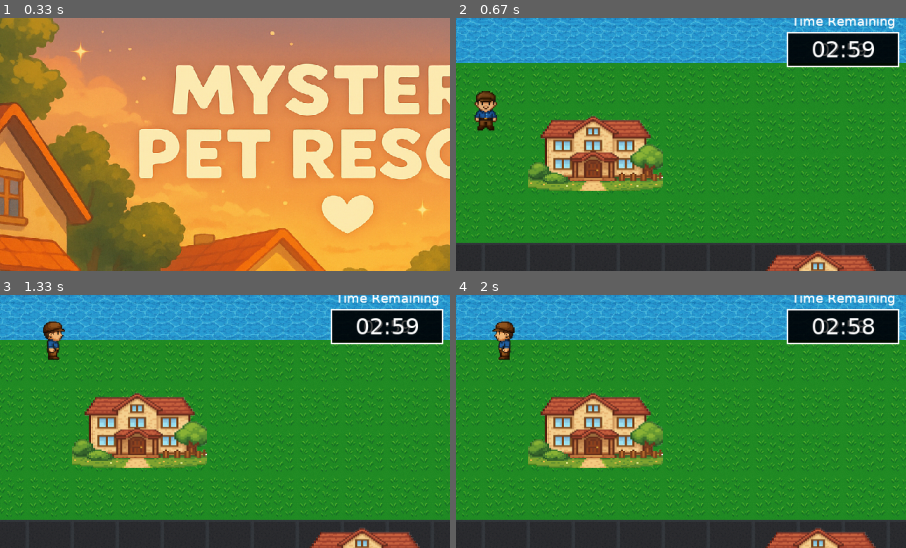
Above: before the commit, frames 1-4 (two rows, left to right).
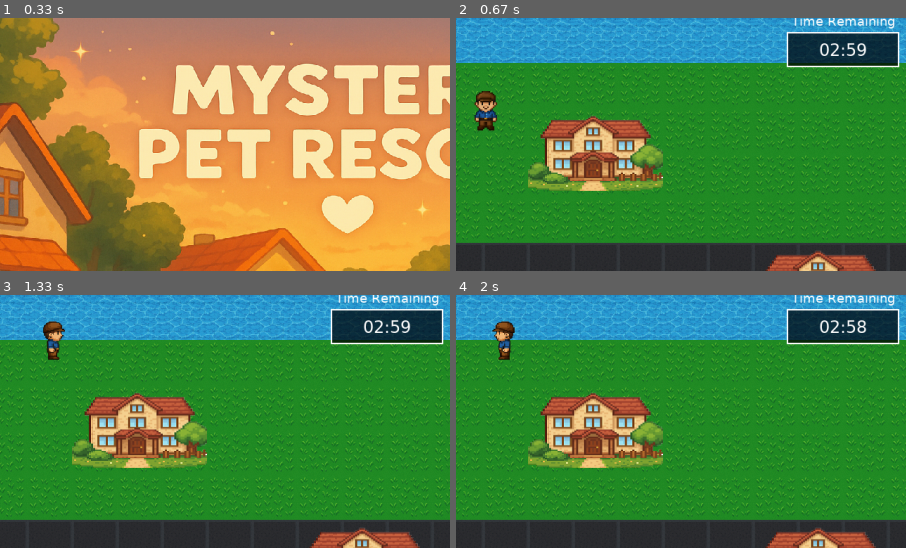
Above: after the commit, the same moments.

Repository: yuichi1000/mystery-pet-rescue
Game: pygame game, started from main.py
The game is run twice, just before and just after one commit, with the same random seed, the same clock (stepped at 60 frames per second) and the same inputs.
Inputs (mouse positions are % of the whole screen's width and height, from its top left):
- Up to frame 1 (0.33 s): no input
- Up to frame 2 (0.67 s): click "Start Game" at 0.38 s
- Up to frame 3 (1.33 s): hold Up 0.67-1.13 s; move the mouse to (46, 54) at 0.7 s; hold Right from 1.17 s (still down)
- Up to frame 4 (2 s): release Right at 1.63 s; hold Left from 1.67 s (still down)
The pictures show only the part of the screen within x 7-57%, y 0-50%; the shares and areas given below are measured in that part.

Frame 1 is identical in both runs. In frame 2, 3.1% of the frame differs, in the area x 73-99%, y 0-19%; in frame 3, 3.1%; in frame 4, 3.1%.

Commit message:
⏰ タイマー表示重複問題完全修正
🎯 問題解決:
- 制限時間の大きな数字の後ろに小さな文字が重複表示される問題を修正
- タイマー表示の一元化でクリアで読みやすい表示を実現
- 視覚的な混乱を解消してユーザー体験を大幅改善

🔍 問題の原因特定:
- GameUIに2つのタイマー描画メソッドが同時実行されていた
- _draw_timer() (内部用) + draw_timer() (外部用) の重複実行
- GameSceneからの外部呼び出しが重複描画を引き起こしていた

🔧 修正内容詳細:

src/scenes/game.py:
- 外部からのdraw_timer()呼び出しを削除
- 重複描画の原因となっていた以下のコードを削除:
  * time_string = self.timer_system.get_time_string()
  * is_warning = self.timer_system.is_warning_time()
  * self.game_ui.draw_timer(time_string, is_warning)

src/ui/game_ui.py:
- 外部用のdraw_timer()メソッドを完全削除
- 内部用の_draw_timer()メソッドのみ残存
- タイマー表示ロジックの一元化

✅ 修正結果確認:
メソッド状況:
- ✅ _draw_timer (内部用): 存在 - 正常動作
- ✅ draw_timer (外部用): 削除済み - 重複解消
- ✅ timer_system 属性: 存在 - 正常動作

表示改善:
- ✅ タイマー表示が1つだけ表示される
- ✅ 大きな数字の後ろの小さな文字が消えた
- ✅ クリアで読みやすいタイマー表示
- ✅ 警告時の色変更も正常動作

🎮 ユーザー体験向上:
改善点:
- ✅ タイマー表示がクリアで読みやすい
- ✅ 重複による視覚的な混乱が解消
- ✅ 画面上部のタイマーが見やすくなった
- ✅ ゲームプレイに集中しやすくなった

技術的改善:
- ✅ 描画処理の重複削除によるパフォーマンス向上
- ✅ コードの簡素化と保守性向上
- ✅ タイマー表示ロジックの一元化

📊 修正統計:
- 修正されたファイル: 2個
- 削除されたメソッド: 1個 (draw_timer)
- 削除されたコード行数: 約40行
- 削除された重複呼び出し: 3行

🔧 技術的詳細:
- タイマー描画の責任を_draw_timer()に一元化
- 外部からの描画制御を削除してカプセル化向上
- GameUIの内部状態管理の改善
- 描画パフォーマンスの最適化

これで制限時間の表示が1つのクリアなタイマーのみになり、
大きな数字の後ろに小さな文字が重複表示される問題が完全解決！

Diff:
--- a/src/scenes/game.py
+++ b/src/scenes/game.py
@@ -610,11 +610,6 @@
         }
         self.game_ui.draw(player_stats, [], (self.player.x, self.player.y))
 
-        # タイマー表示
-        time_string = self.timer_system.get_time_string()
-        is_warning = self.timer_system.is_warning_time()
-        self.game_ui.draw_timer(time_string, is_warning)
-
         # 勝利画面描画
         if self.victory:
             self._draw_victory_screen(surface)
--- a/src/ui/game_ui.py
+++ b/src/ui/game_ui.py
@@ -541,40 +541,6 @@
 
         print(f"🖥️ UI解像度変更: {new_width}x{new_height} (スケール: {self.ui_scale:.2f})")
 
-    def draw_timer(self, time_string: str, is_warning: bool = False):
-        """タイマー表示"""
-        # タイマー背景
-        timer_bg_rect = pygame.Rect(
-            self.screen_width // 2 - 80,
-            20,
-            160,
-            50
-        )
-
-        # 警告時は赤色、通常時は黒色
-        bg_color = (200, 50, 50, 180) if is_warning else (0, 0, 0, 180)
-        timer_surface = pygame.Surface((160, 50), pygame.SRCALPHA)
-        timer_surface.fill(bg_color)
-        self.screen.blit(timer_surface, timer_bg_rect.topleft)
-
-        # 枠線
-        border_color = (255, 100, 100) if is_warning else (255, 255, 255)
-        pygame.draw.rect(self.screen, border_color, timer_bg_rect, 2)
-
-        # タイマーテキスト
-        text_color = (255, 255, 255) if not is_warning else (255, 255, 100)
-        timer_font = self.font_manager.get_font('default', 32)
-        timer_text = timer_font.render(time_string, True, text_color)
-
-        # 中央配置
-        text_rect = timer_text.get_rect(center=timer_bg_rect.center)
-        self.screen.blit(timer_text, text_rect)
-
-        # "残り時間" ラベル
-        label_font = self.font_manager.get_font('default', 18)
-        label_text = label_font.render(get_text("time_remaining"), True, text_color)
-        label_rect = label_text.get_rect(centerx=timer_bg_rect.centerx, bottom=timer_bg_rect.top - 5)
-        self.screen.blit(label_text, label_rect)
     def _draw_rescued_pets(self):
         """救出されたペットを描画"""
         if not self.rescued_pets:
